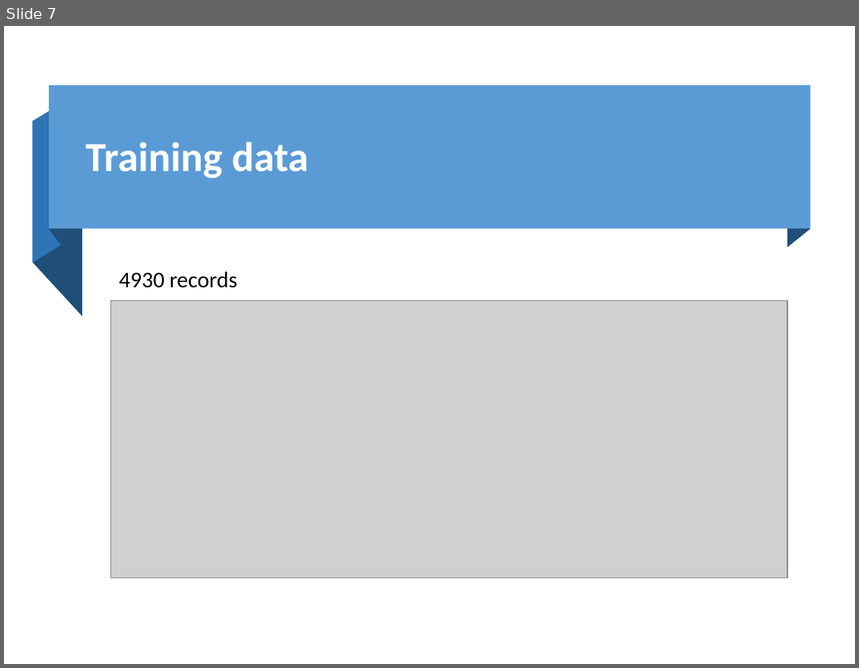
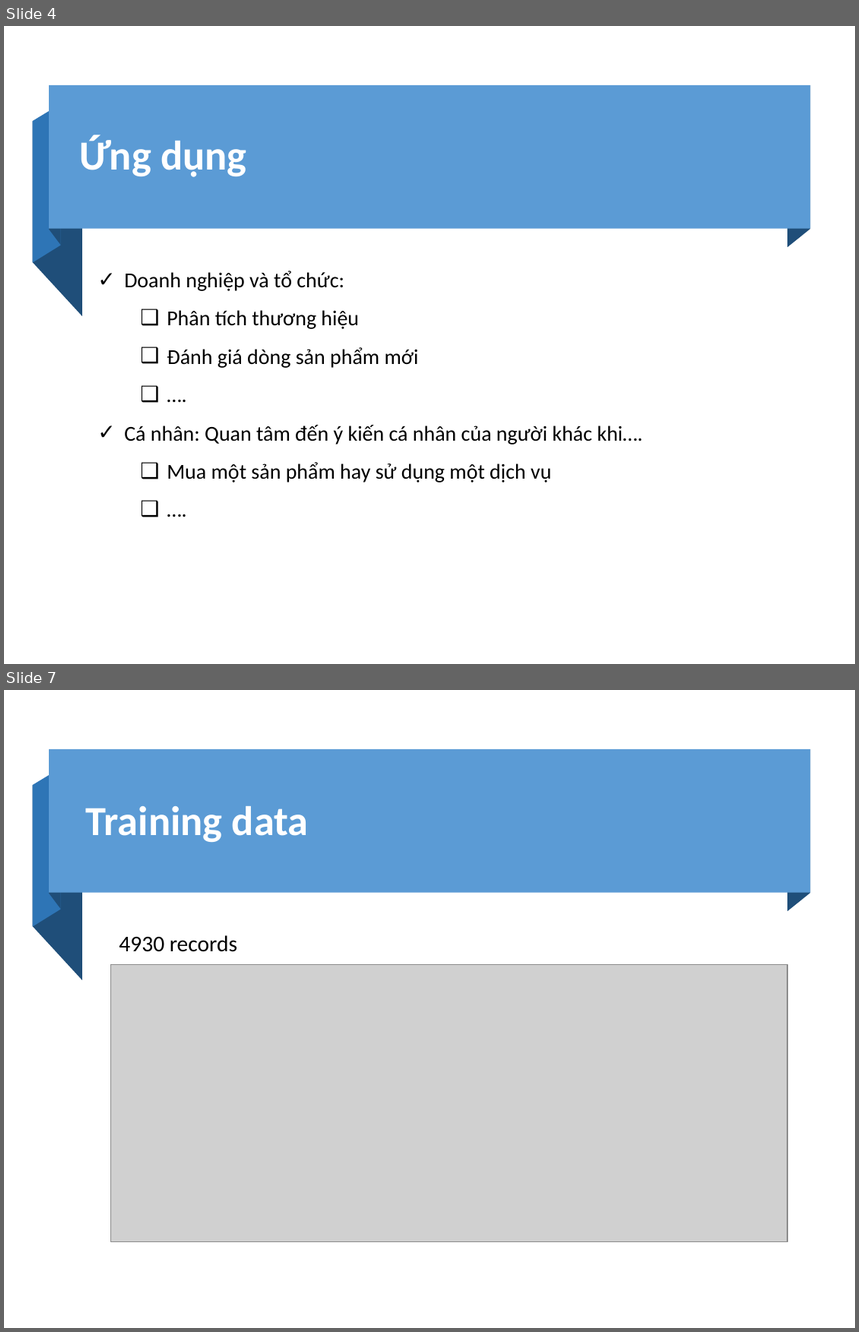
Before and after one commit to ManhLk/icomm_internship, a slide deck: Slide.pptx. Shown one above the other, each under a label of ours: slide 7 before the commit, slides 4 and 7 after it; the slides between them are not shown. The pictures are 859x668 and 859x1332 pixels, drawn with LibreOffice and Linux fonts; fonts in the diff are those of the drawing; grey boxes stand for pictures. Boxes give left, top, right and bottom in pixels: in the first picture for what was removed or moved away, otherwise in the second. Text is boxed around its words. In the diff, an @@ line names an element or a change of style, - is before the commit and + after.

```diff
--- a/Slide.pptx
+++ b/Slide.pptx
@@ slide 4 added at <box>4,26,855,664</box>, background #FFFFFF @@
@@ freeform shape added at <box>49,85,61,245</box>, fill #1F4E79 @@
@@ rectangle added at <box>49,85,811,230</box>, fill #5B9BD5 @@
@@ freeform shape added at <box>788,85,811,248</box>, fill #1F4E79 @@
@@ freeform shape added at <box>33,104,61,263</box>, fill #2E75B6 @@
@@ freeform shape added at <box>33,121,82,316</box>, fill #1F4E79 @@
@@ title added at <box>79,135,246,177</box>, 35 pt, text #FFFFFF, bold @@
+Ứng dụng
@@ text added at <box>124,271,643,483</box>, 18 pt, text #000000 @@
+✓ Doanh nghiệp và tổ chức:
+  ❑ Phân tích thương hiệu
+  ❑ Đánh giá dòng sản phẩm mới
+  ❑ ….
+✓ Cá nhân: Quan tâm đến ý kiến cá nhân của người khác khi….
+  ❑ Mua một sản phẩm hay sử dụng một dịch vụ
+  ❑ ….
```
Also in this commit, not shown: 4 slides changed, 9 other slides added, 6 slides removed, 1 other file.
